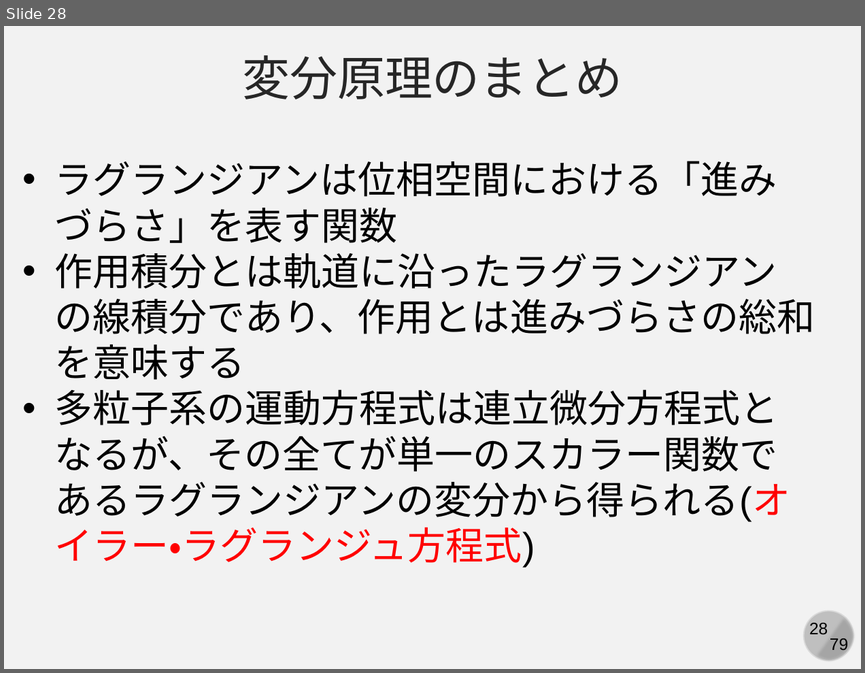
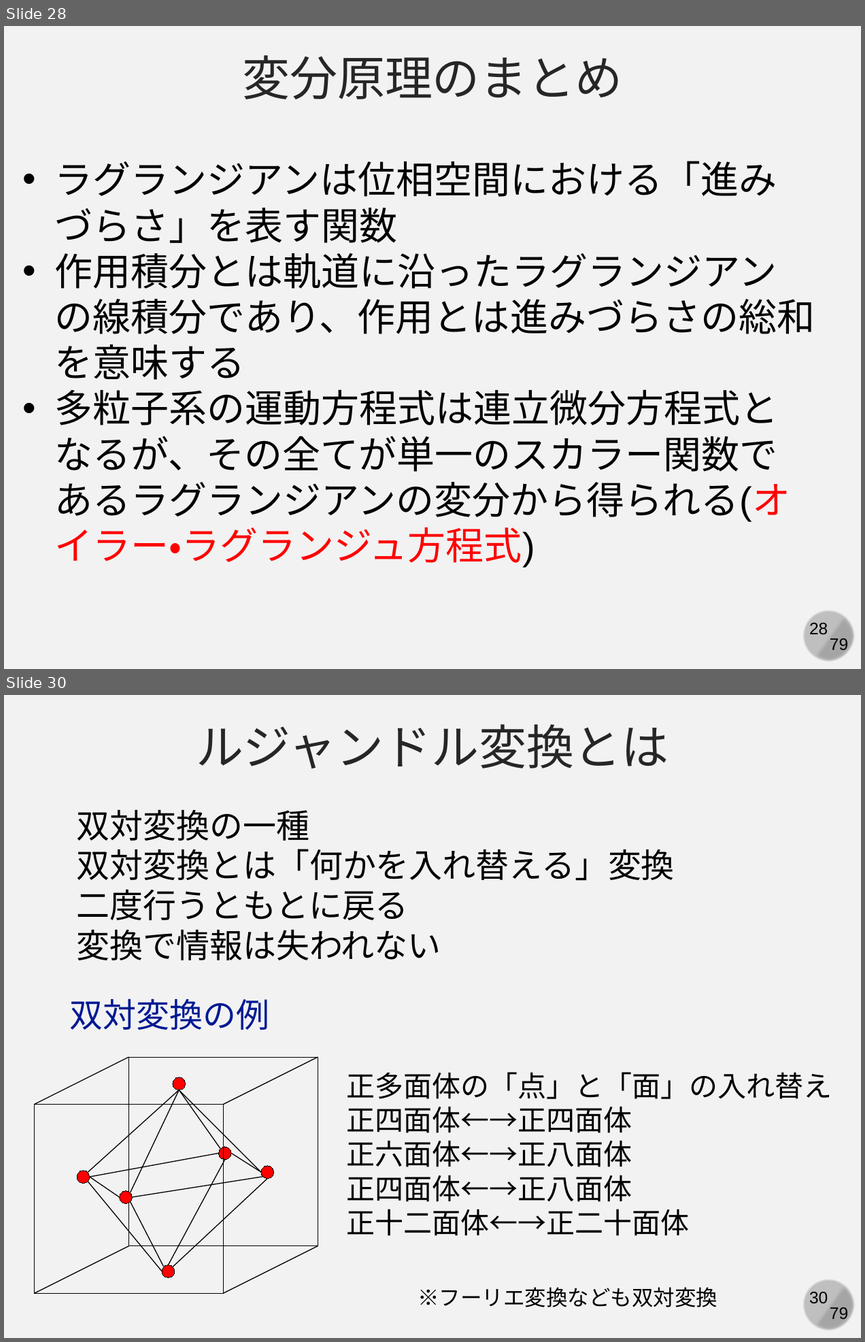
Before and after one commit to kaityo256/simulation_engineering, a slide deck: 05_md_basic/simulation05.pptx. Shown one above the other, each under a label of ours: slide 28 before the commit, slides 28 and 30 after it; the slides between them are not shown. The pictures are 865x673 and 865x1342 pixels, drawn with LibreOffice and Linux fonts; fonts in the diff are those of the drawing. Boxes give left, top, right and bottom in pixels: in the first picture for what was removed or moved away, otherwise in the second. Text is boxed around its words. In the diff, an @@ line names an element or a change of style, - is before the commit and + after.

```diff
--- a/05_md_basic/simulation05.pptx
+++ b/05_md_basic/simulation05.pptx
@@ slide 30 added at [4, 695, 861, 1338], background #F2F2F2; not listed: 4 template elements that a slide beside it also shows @@
@@ text added at [196, 724, 669, 768], 40 pt, text #262626 @@
+ルジャンドル変換とは
@@ text added at [77, 809, 674, 960], 28 pt, text #000000 @@
+双対変換の一種
+双対変換とは「何かを入れ替える」変換
+二度行うともとに戻る
+変換で情報は失われない
@@ text added at [70, 998, 270, 1030], 28 pt, text #011893 @@
+双対変換の例
@@ text added at [347, 1072, 832, 1236], 24 pt, text #000000 @@
+正多面体の「点」と「面」の入れ替え
+正四面体←→正四面体
+正六面体←→正八面体
+正四面体←→正八面体
+正十二面体←→正二十面体
@@ group added at [34, 1057, 317, 1293]: 16 lines, 6 ellipses, 2 rectangles @@
@@ text added at [417, 1287, 717, 1307], 18 pt, text #000000 @@
+※フーリエ変換なども双対変換
```
Also in this commit, not shown: 1 slide changed, 7 other slides added.
